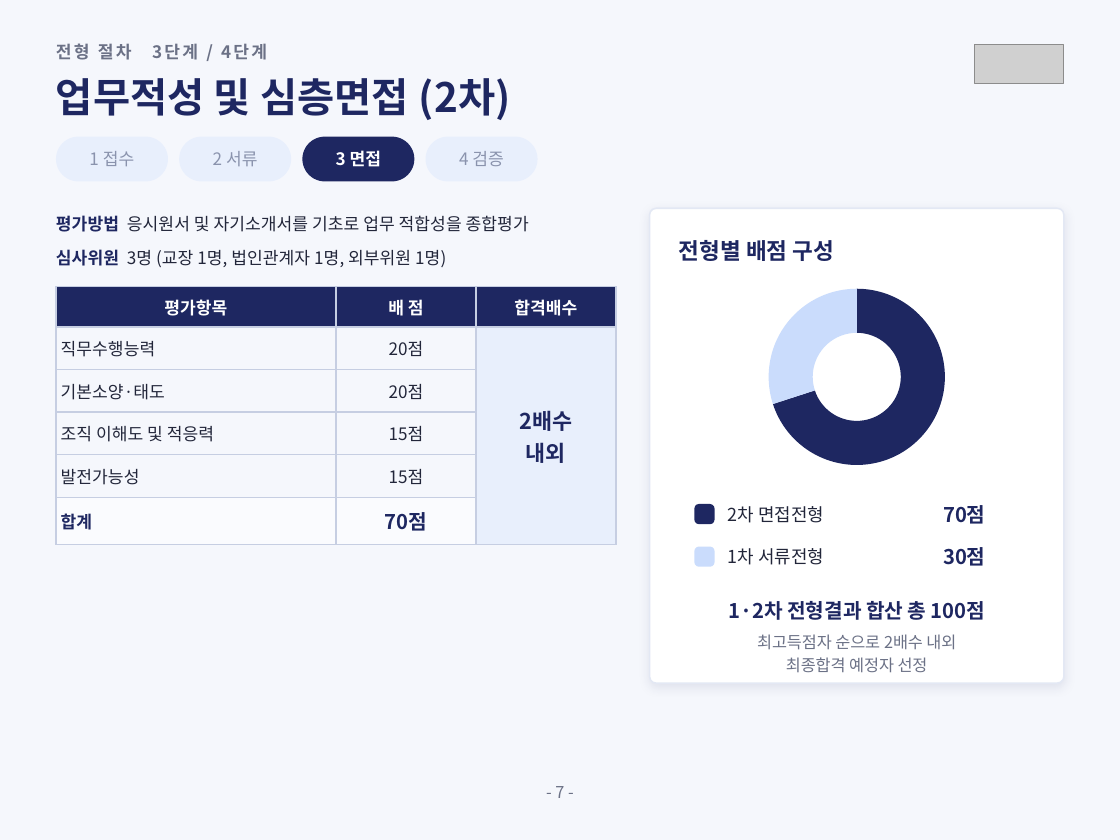
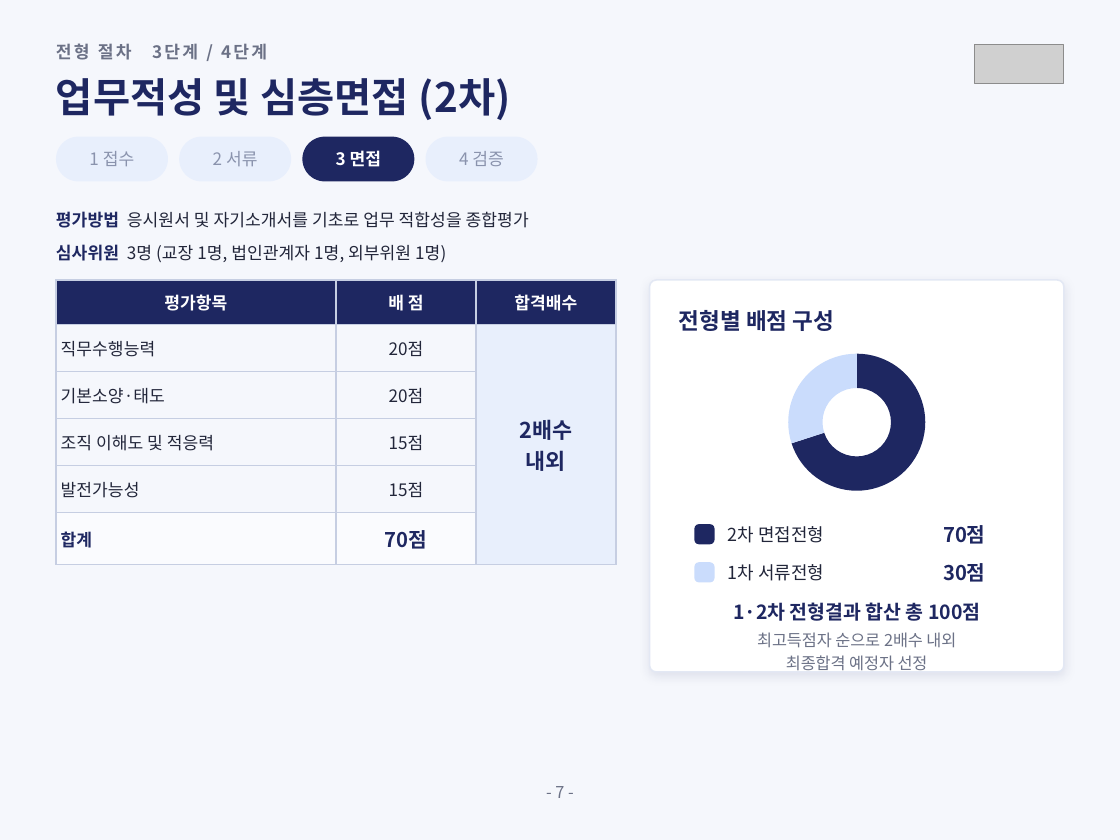
Before and after one commit to sogood459-max/miracle-guy, a slide deck: slide 8 of docs/2027년_사무직원_채용계획안.pptx. Drawn at 1120x840 pixels with LibreOffice and Linux fonts; fonts in the diff are those of the drawing; grey boxes stand for pictures. Boxes give left, top, right and bottom in pixels: in the first picture for what was removed or moved away, otherwise in the second. Text is boxed around its words. In the diff, an @@ line names an element or a change of style, - is before the commit and + after.

```diff
--- a/docs/2027년_사무직원_채용계획안.pptx
+++ b/docs/2027년_사무직원_채용계획안.pptx
@@ text "평가방법 응시원서 및 자기소개서를 기초로 ...": place and size @@
-text "평가방법 응시원서 및 자기소개서를 기초로 ..." at (56, 215, 529, 232)
+text "평가방법 응시원서 및 자기소개서를 기초로 ..." at (56, 211, 529, 228)
@@ text "심사위원 3명 (교장 1명, 법인관계자 ...": place and size @@
-text "심사위원 3명 (교장 1명, 법인관계자 ..." at (56, 249, 446, 267)
+text "심사위원 3명 (교장 1명, 법인관계자 ..." at (56, 244, 446, 262)
@@ table: place and size @@
-table at (56, 287, 616, 535)
+table at (56, 280, 616, 553)
@@ rounded rectangle: place and size @@
-rounded rectangle at (650, 208, 1064, 683)
+rounded rectangle at (650, 280, 1064, 672)
@@ rounded rectangle at (650, 280, 1064, 672): proportions changed @@
@@ text "전형별 배점 구성": place and size @@
-text "전형별 배점 구성" at (679, 240, 835, 261)
+text "전형별 배점 구성" at (679, 310, 835, 331)
@@ doughnut chart: place and size @@
-doughnut chart at (706, 273, 1008, 480)
+doughnut chart at (706, 338, 1008, 506)
@@ 2 texts, 1 rounded rectangle: place and size @@
-2 texts, 1 rounded rectangle at (694, 504, 985, 524)
+2 texts, 1 rounded rectangle at (694, 524, 985, 544)
@@ 2 texts, 1 rounded rectangle: place and size @@
-2 texts, 1 rounded rectangle at (694, 547, 985, 567)
+2 texts, 1 rounded rectangle at (694, 562, 985, 582)
@@ text "1·2차 전형결과 합산 총 100점" at (733, 602, 980, 621): size 13 to 12.5 pt @@
```
Also in this commit, not shown: 3 other slides changed, 1 other file.
